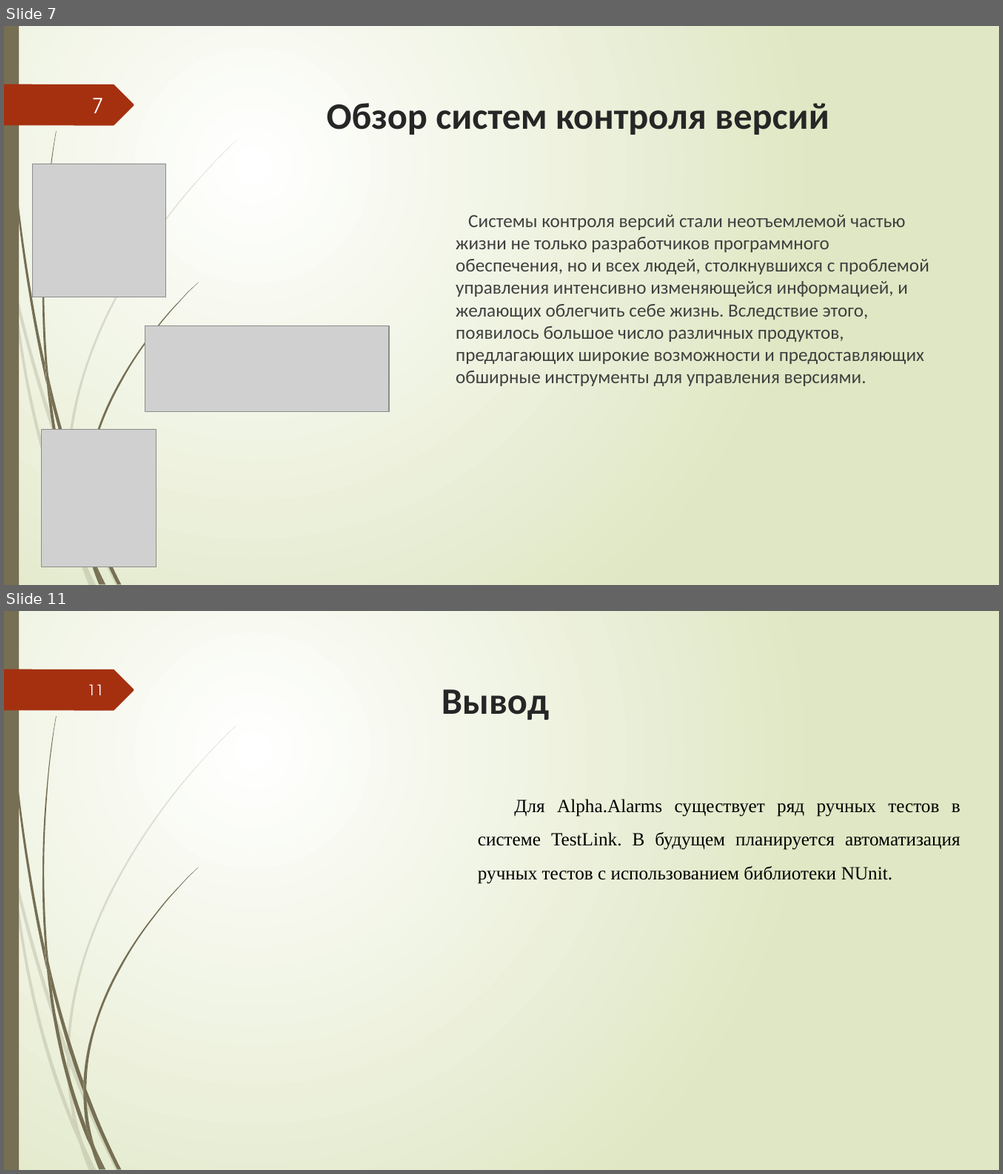
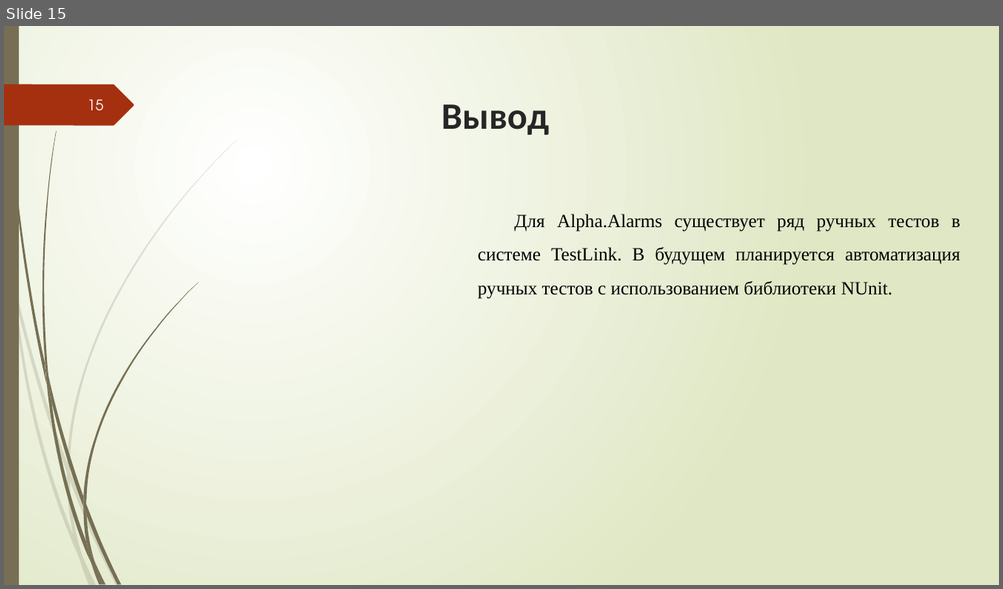
Before and after one commit to Sergeygaan/Lab1, a slide deck: Презентация.pptx. Shown one above the other, each under a label of ours: slides 7 and 11 before the commit, slide 15 after it; the slides between them are not shown. The pictures are 1003x1174 and 1003x589 pixels, drawn with LibreOffice and Linux fonts; fonts in the diff are those of the drawing; grey boxes stand for pictures. Boxes give left, top, right and bottom in pixels: in the first picture for what was removed or moved away, otherwise in the second. Text is boxed around its words. In the diff, an @@ line names an element or a change of style, - is before the commit and + after.

```diff
--- a/Презентация.pptx
+++ b/Презентация.pptx
@@ slide 7 removed at [4,26,999,585], background gradient #FFFFFF to #DFE8C4; not listed: 20 template elements that a slide beside it also shows @@
@@ page number removed at [92,98,104,113] @@
-7
@@ title removed at [327,103,828,135] @@
-Обзор систем контроля версий
@@ picture removed at [32,164,166,298] @@
@@ text removed at [455,215,929,386] @@
-Системы контроля версий стали неотъемлемой частью жизни не только разработчиков программного обеспечения, но и всех людей, столкнувшихся с проблемой управления интенсивно изменяющейся информацией, и желающих облегчить себе жизнь. Вследствие этого, появилось большое число различных продуктов, предлагающих широкие возможности и предоставляющих обширные инструменты для управления версиями.
@@ picture removed at [145,326,389,412] @@
@@ picture removed at [41,429,156,568] @@
@@ what was slide 11 is now slide 15 @@
@@ page number at [88,99,104,111]: text changed @@
-11
+15
```
Also in this commit, not shown: 4 slides changed, 10 slides added, 5 other slides removed, 3 other files.
